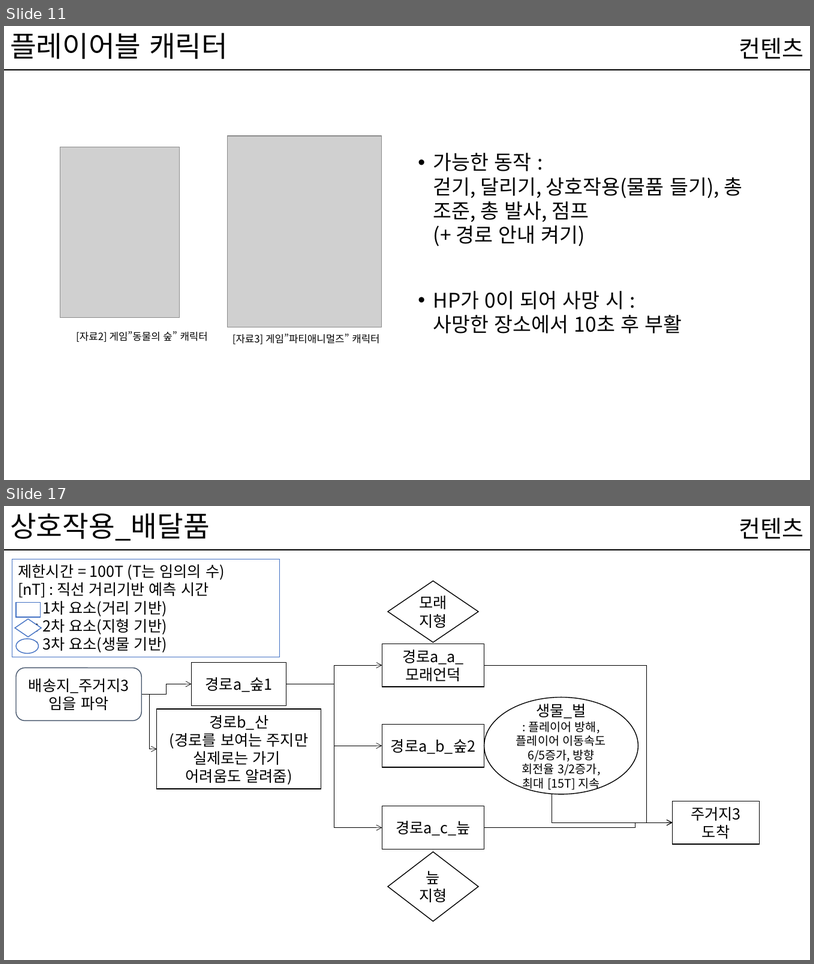
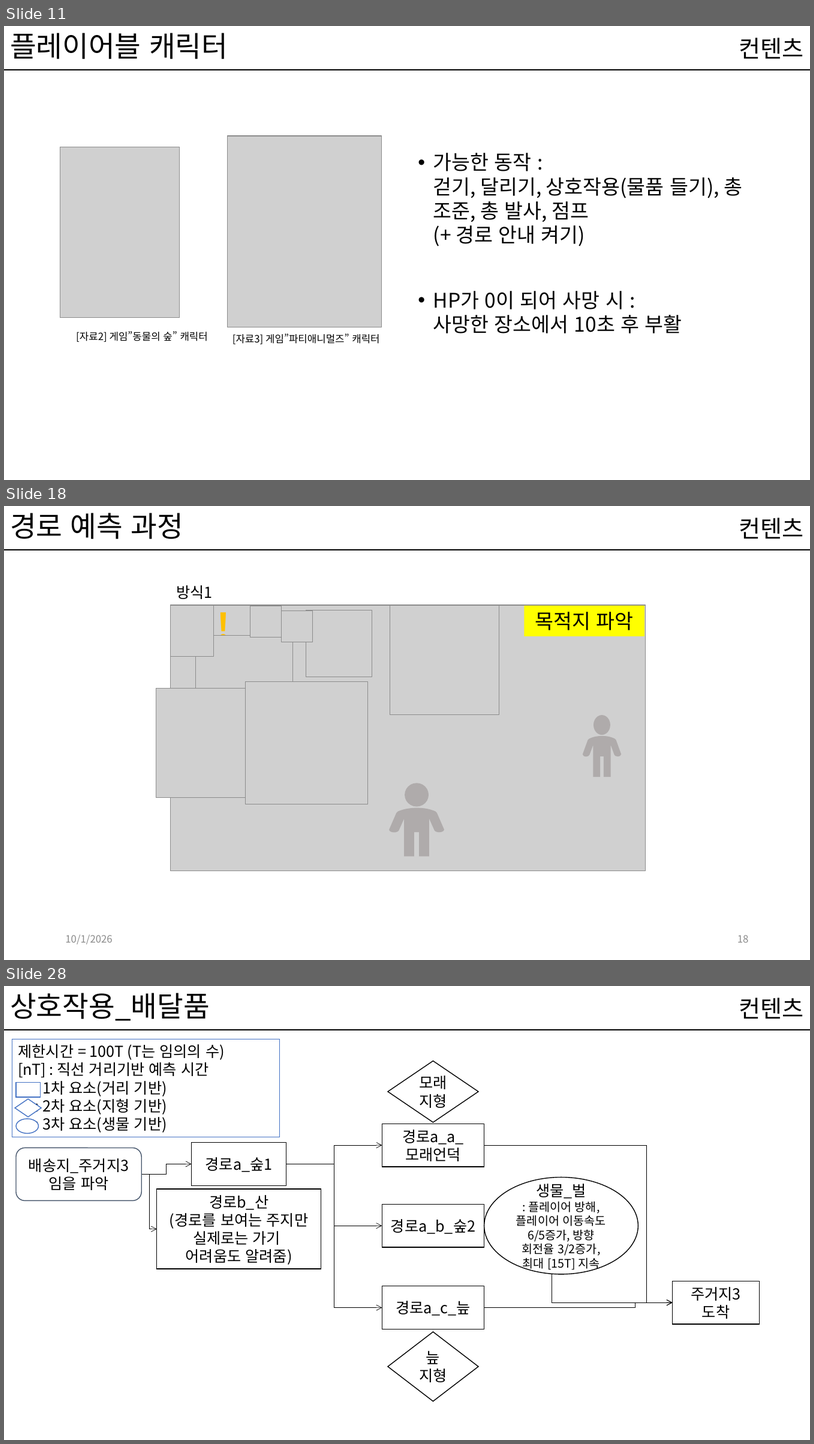
Before and after one commit to kwakyerin/2026_Graduation_Project, a slide deck: documents/HyunahKwon/design/designing/for_teammates/프로토타입_기획.pptx. Shown one above the other, each under a label of ours: slides 11 and 17 before the commit, slides 11, 18 and 28 after it; the slides between them are not shown. The pictures are 814x964 and 814x1444 pixels, drawn with LibreOffice and Linux fonts; fonts in the diff are those of the drawing; grey boxes stand for pictures. Boxes give left, top, right and bottom in pixels: in the first picture for what was removed or moved away, otherwise in the second. Text is boxed around its words. In the diff, an @@ line names an element or a change of style, - is before the commit and + after.

Commit message:
경로예측과정 방식1,2
프로토타입ppt 수정

```diff
--- a/documents/HyunahKwon/design/designing/for_teammates/프로토타입_기획.pptx
+++ b/documents/HyunahKwon/design/designing/for_teammates/프로토타입_기획.pptx
@@ slide 18 added at (x1=4, y1=506, x2=810, y2=960), background #FFFFFF; not listed: 1 template element that a slide beside it also shows @@
@@ title added at (x1=10, y1=513, x2=184, y2=539), 34 pt, text #000000 @@
+경로 예측 과정
@@ text added at (x1=740, y1=517, x2=804, y2=539), 28 pt, text #000000 @@
+컨텐츠
@@ text added at (x1=176, y1=585, x2=212, y2=599), 18 pt, text #000000 @@
+방식1
@@ picture added at (x1=170, y1=605, x2=645, y2=871) @@
@@ picture added at (x1=171, y1=605, x2=214, y2=656) @@
@@ text added at (x1=210, y1=600, x2=234, y2=651), 44 pt, text #FFC000, bold @@
+!
@@ picture added at (x1=251, y1=606, x2=282, y2=637) @@
@@ picture added at (x1=282, y1=610, x2=312, y2=642) @@
@@ picture added at (x1=306, y1=610, x2=372, y2=676) @@
@@ picture added at (x1=390, y1=605, x2=500, y2=715) @@
@@ rectangle added at (x1=524, y1=606, x2=645, y2=636), fill #FFFF00, 24 pt, text #000000 @@
+목적지 파악
@@ picture added at (x1=196, y1=636, x2=293, y2=732) @@
@@ picture added at (x1=246, y1=681, x2=368, y2=804) @@
@@ picture added at (x1=156, y1=688, x2=266, y2=798) @@
@@ ellipse added at (x1=594, y1=715, x2=611, y2=735), fill #AFABAB @@
@@ freeform shape added at (x1=583, y1=736, x2=621, y2=777), fill #AFABAB @@
@@ ellipse added at (x1=405, y1=783, x2=429, y2=807), fill #AFABAB @@
@@ freeform shape added at (x1=389, y1=808, x2=444, y2=856), fill #AFABAB @@
@@ text added at (x1=65, y1=934, x2=112, y2=944), 12 pt, text #8C8C8C @@
+10/1/2026
@@ page number added at (x1=738, y1=934, x2=749, y2=942), 12 pt, text #8C8C8C @@
+18
@@ what was slide 17 is now slide 28 @@
```
Also in this commit, not shown: 20 slides changed, 11 other slides added, 3 other files.
